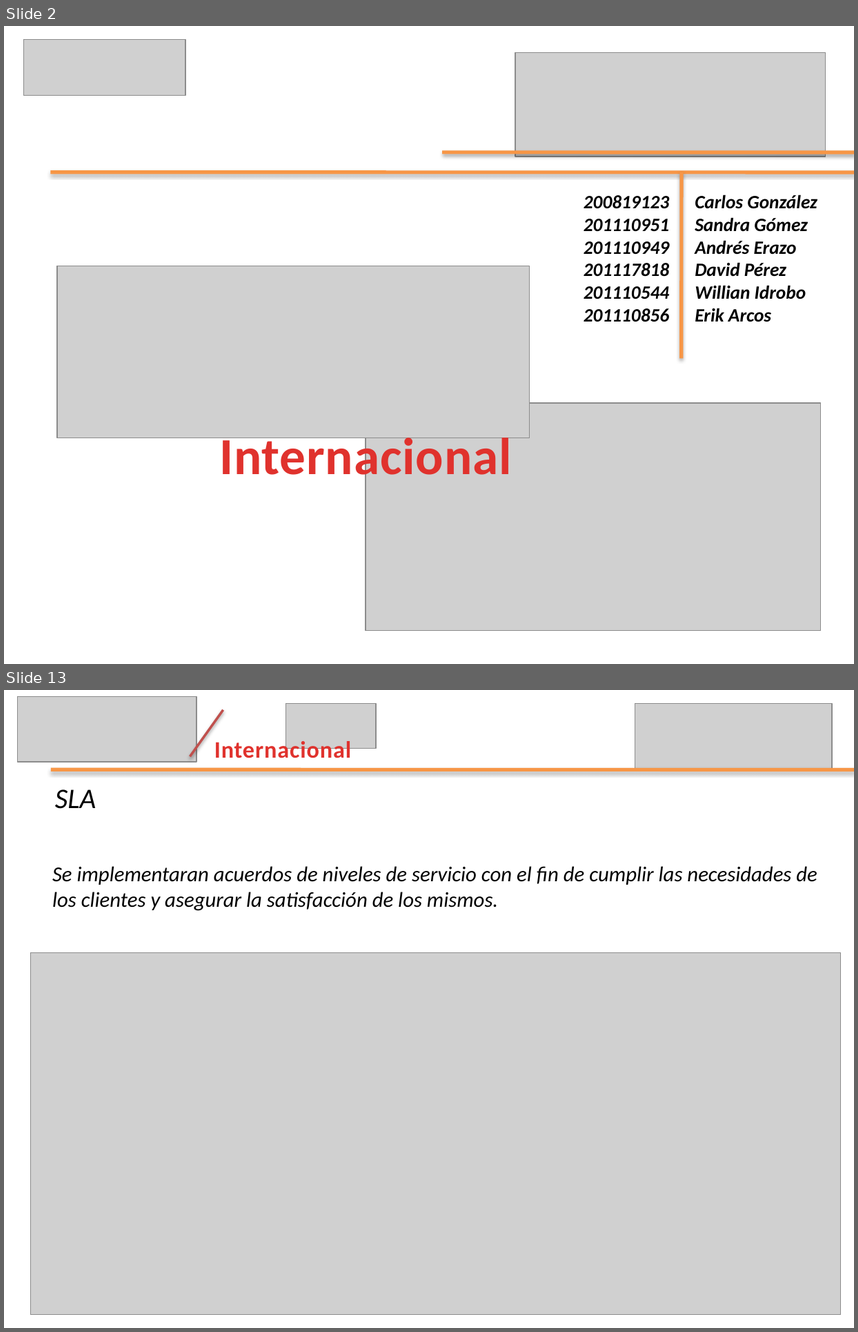
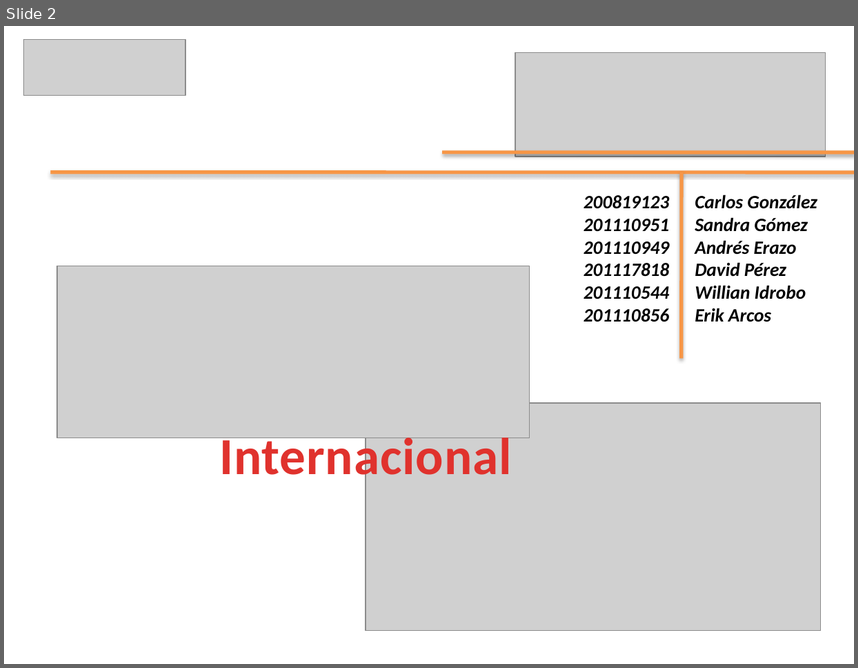
Before and after one commit to leseroth/ingenium-managment, a slide deck: CSOF5100 Proyecto 1/0621PresentacionIngenium.pptx. Shown one above the other, each under a label of ours: slides 2 and 13 before the commit, slide 2 after it; the slides between them are not shown. The pictures are 858x1332 and 858x668 pixels, drawn with LibreOffice and Linux fonts; fonts in the diff are those of the drawing; grey boxes stand for pictures. Boxes give left, top, right and bottom in pixels: in the first picture for what was removed or moved away, otherwise in the second. Text is boxed around its words. In the diff, an @@ line names an element or a change of style, - is before the commit and + after.

```diff
--- a/CSOF5100 Proyecto 1/0621PresentacionIngenium.pptx
+++ b/CSOF5100 Proyecto 1/0621PresentacionIngenium.pptx
@@ slide 13 removed at (4, 690, 854, 1328), background #FFFFFF @@
@@ picture removed at (18, 697, 197, 762) @@
@@ line removed from (190, 756) to (223, 709) @@
@@ picture removed at (286, 704, 377, 749) @@
@@ picture removed at (635, 704, 832, 770) @@
@@ text removed at (214, 738, 352, 758) @@
-Internacional
@@ line removed from (51, 770) to (854, 770) @@
@@ text removed at (55, 789, 96, 809) @@
-SLA
@@ text removed at (52, 866, 818, 911) @@
-Se implementaran acuerdos de niveles de servicio con el fin de cumplir las necesidades de los clientes y asegurar la satisfacción de los mismos.
@@ picture removed at (30, 953, 840, 1315) @@
```
Also in this commit, not shown: 11 slides changed, 16 slides added, 12 other slides removed.
